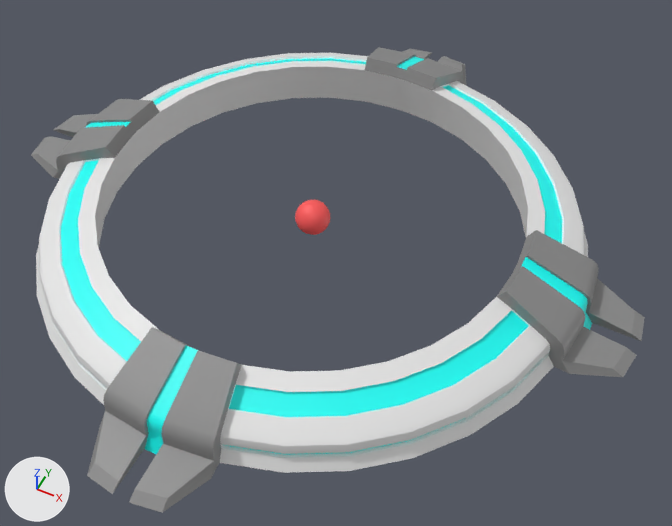
One commit to the FBX model MassShift/Assets/Models/StageObject/Button/Switch.fbx: the scene before it, then after it.
Both versions are drawn from a 50 mm camera at (0.0175, -0.032, 0.038) aimed at (0.0022, -0.0016, -0.0001). Lighting does not change. The marker at lower left points along +X, +Y and +Z. Where no turn or scale is listed for an object, it has been applied to the vertices.

Objects in the first picture: 'pPipe3', 'pSphere15'.
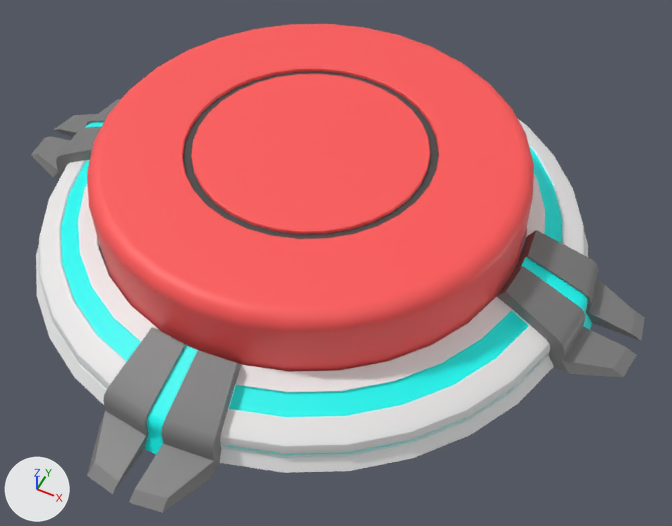
Edits to the bpy script that builds the scene:
```text
Add mat_lambert6:
    mat_lambert6 = principled_material('lambert6')
    mat_lambert6.base_color = (0.0629, 0.0629, 0.0629)  # dark grey #474747
Add me_mesh_001_1:
    me_mesh_001_1.from_pydata(...)  # 353 vertices, 352 faces; spans x -0.0115..0.0115, y -0.0115..0.0115, z -0.0042..0.0042
    # faces by material slot: [320, 32]
    me_mesh_001_1.materials.append(mat_lambert8)  # red #ff5858
    me_mesh_001_1.materials.append(mat_lambert6)  # dark grey #474747
Remove ob_psphere15:
    ob_psphere15 = bpy.data.objects.new('pSphere15', me_mesh_001)
    ob_psphere15.location = (0.0, 0.0, 0.00103)
Add ob_pcylinder60:
    ob_pcylinder60 = bpy.data.objects.new('pCylinder60', me_mesh_001_1)
    ob_pcylinder60.location = (0.0, 0.0, 0.00205)
```

Pixel boxes (x1, y1, x2, y2) of what changed, in the pictures (672 x 526 px):
'pCylinder60', added (red)
    after: (87, 24, 534, 372)
    faces in mat_lambert8 (red #ff5858): (87, 24, 534, 372)
    faces in mat_lambert6 (dark grey #474747): (183, 71, 439, 239)
'pSphere15', deleted (red)
    before: (295, 200, 330, 235)
